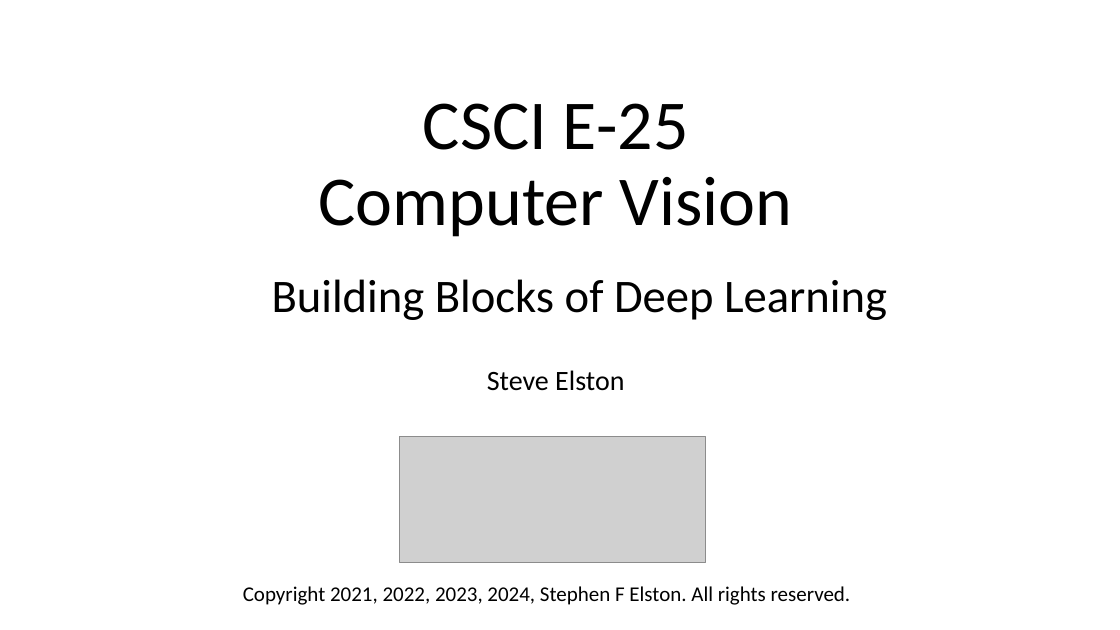
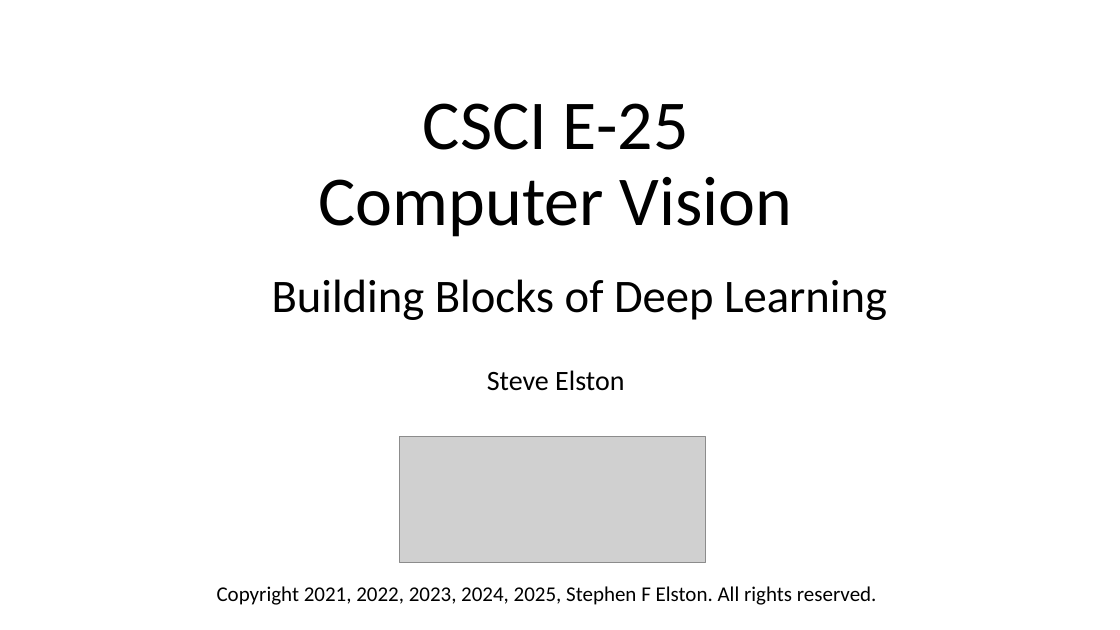
Before and after one commit to StephenElston/CSCI-E25, a slide deck: slide 1 of Slides/5_BuildingBlocksOfDeepLearning.pptx. Drawn at 1120x630 pixels with LibreOffice and Linux fonts; fonts in the diff are those of the drawing; grey boxes stand for pictures. Boxes give left, top, right and bottom in pixels: in the first picture for what was removed or moved away, otherwise in the second. Text is boxed around its words. In the diff, an @@ line names an element or a change of style, - is before the commit and + after.

```diff
--- a/Slides/5_BuildingBlocksOfDeepLearning.pptx
+++ b/Slides/5_BuildingBlocksOfDeepLearning.pptx
@@ text at (217,586,877,605): text changed @@
-Copyright 2021, 2022, 2023, 2024, Stephen F Elston. All rights reserved.
+Copyright 2021, 2022, 2023, 2024, 2025, Stephen F Elston. All rights reserved.
```
Also in this commit, not shown: 22 other slides changed.
